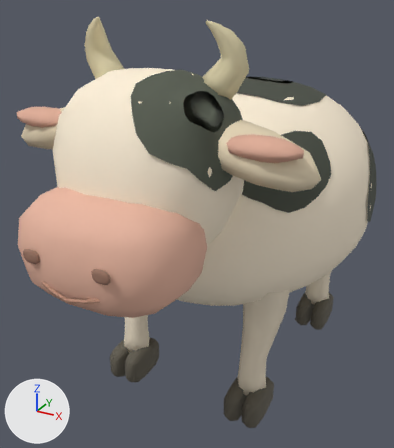
The glTF model assets/art-v1/cow-lod.glb, before and after one commit.
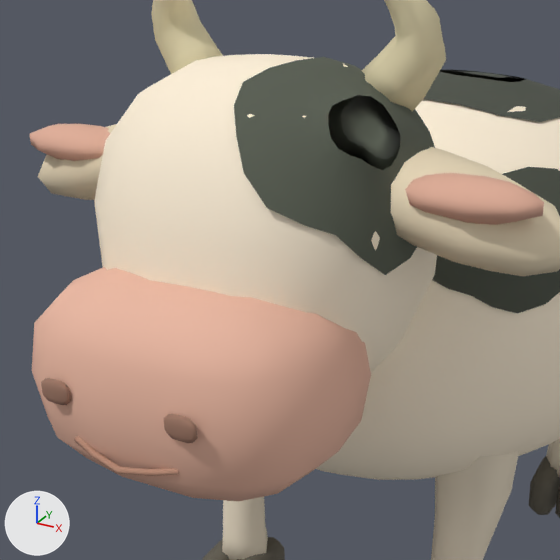
There are two pictures of each version: one whole from a 50 mm camera at (1.11, -2.43, 1.92) aimed at (-0.12, -0.21, 0.81), one close up on the part from 0% to 79% of the width and 8% to 78% of the height. Arrows for +X, +Y and +Z are at lower left; the lights stay in place. The last two pictures show the newer version. Where no turn or scale is listed for an object, it has been applied to the vertices.

The older version as bpy lines, for what is in view:
```python
me_eye_1 = bpy.data.meshes.new('eye-1')
me_eye_1.from_pydata(...)  # a UV sphere (9 segments, 5 rings, poles along z) spanning x 0.1389..0.2237, y -1.0592..-1.0068, z 1.277..1.409
me_eye_1.materials.append(mat_252f26)  # black #252f26
me_eye__1 = bpy.data.meshes.new('eye--1')
me_eye__1.from_pydata(...)  # a UV sphere (9 segments, 5 rings, poles along z) spanning x -0.2211..-0.1363, y -1.0592..-1.0068, z 1.277..1.409
me_eye__1.materials.append(mat_252f26)  # black #252f26
me_eye_sparkle__1 = bpy.data.meshes.new('eye-sparkle--1')
me_eye_sparkle__1.from_pydata(...)  # a UV sphere (8 segments, 5 rings, poles along z) spanning x -0.1844..-0.1616, y -1.0626..-1.0474, z 1.348..1.382
me_eye_sparkle__1.materials.append(mat_fffef1)  # white #fffef1
me_soft_pink_muzzle = bpy.data.meshes.new('soft-pink-muzzle')
me_soft_pink_muzzle.from_pydata(...)  # 107 vertices, 210 faces; spans x -0.325..0.33, y -1.297..-0.789, z 0.875..1.285
me_soft_pink_muzzle.materials.append(mat_e9b7a1)  # beige #e9b7a1
ob_eye_1 = bpy.data.objects.new('eye-1', me_eye_1)
ob_eye_1.location = (0.0, 0.0, 0.0)
ob_eye__1 = bpy.data.objects.new('eye--1', me_eye__1)
ob_eye__1.location = (0.0, 0.0, 0.0)
ob_eye_sparkle__1 = bpy.data.objects.new('eye-sparkle--1', me_eye_sparkle__1)
ob_eye_sparkle__1.location = (0.0, 0.0, 0.0)
ob_soft_pink_muzzle = bpy.data.objects.new('soft-pink-muzzle', me_soft_pink_muzzle)
ob_soft_pink_muzzle.location = (0.0, 0.0, 0.0)
# also in view: 'head-and-forehead' at (0.0, -0.79, 1.28); 'flush-coat-marking-2' at (0.04, 0.22, 1.43); 'curved-leg-2' at (-0.33, -0.43, 0.53); 'cloven-hoof-1-toe--1' at (0.31, 0.42, 0.1); 'curved-leg-3' at (0.33, -0.43, 0.53)
```
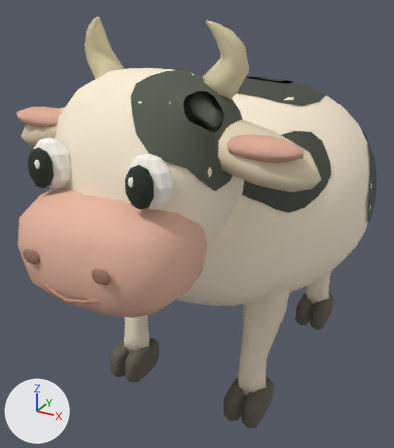
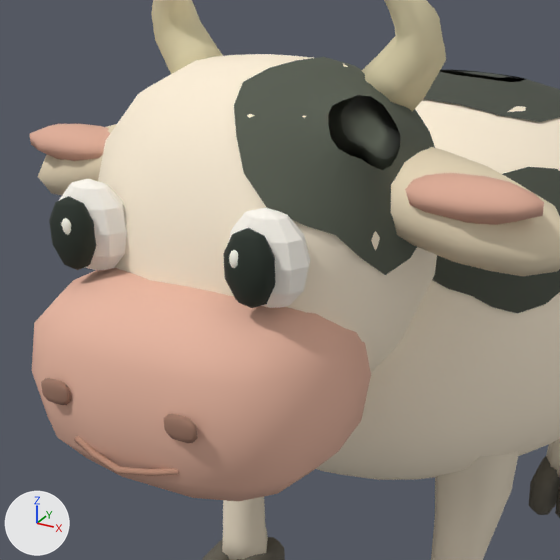
The change, as a diff of the scene's bpy script:
```diff
--- a/assets/art-v1/cow-lod.glb.py
+++ b/assets/art-v1/cow-lod.glb.py
@@ mat_fffaf0 @@
+mat_fffaf0 = principled_material('#fffaf0')
+mat_fffaf0.base_color = (1.0, 0.956, 0.871)  # white #fffaf0
+mat_fffaf0.roughness = 0.85
@@ me_eye__1 @@
 # used by ob_eye__1; location = (0.0, 0.0, 0.0)
-me_eye__1.from_pydata(...)  # 38 vertices, 72 faces; spans x -0.2211..-0.1363, y -1.0592..-1.0068, z 1.277..1.409
+me_eye__1.from_pydata(...)  # 38 vertices, 72 faces; spans x -0.246..-0.151, y -1.1775..-1.1145, z 1.2824..1.4276
+# me_eye__1 part 1: the whole mesh is scaled about its middle by (1.12, 1.2, 1.1), then moved by (-0.0198, -0.113, 0.012)
 me_eye__1.materials.append(mat_252f26)
@@ me_eye_sparkle__1 @@
 # used by ob_eye_sparkle__1; location = (0.0, 0.0, 0.0)
-me_eye_sparkle__1.from_pydata(...)  # 34 vertices, 64 faces; spans x -0.1844..-0.1616, y -1.0626..-1.0474, z 1.348..1.382
+me_eye_sparkle__1.from_pydata(...)  # 34 vertices, 64 faces; spans x -0.1994..-0.1766, y -1.1786..-1.1634, z 1.36..1.394
+# me_eye_sparkle__1 part 2: the whole mesh is moved by (-0.015, -0.116, 0.012)
 me_eye_sparkle__1.materials.append(mat_fffef1)
@@ me_eye_1 @@
 # used by ob_eye_1; location = (0.0, 0.0, 0.0)
-me_eye_1.from_pydata(...)  # 38 vertices, 72 faces; spans x 0.1389..0.2237, y -1.0592..-1.0068, z 1.277..1.409
+me_eye_1.from_pydata(...)  # 38 vertices, 72 faces; spans x 0.154..0.249, y -1.1775..-1.1145, z 1.2824..1.4276
+# me_eye_1 part 3: the whole mesh is scaled about its middle by (1.12, 1.2, 1.1), then moved by (0.0202, -0.113, 0.012)
 me_eye_1.materials.append(mat_252f26)
@@ me_eye_ivory_sclera_1 @@
+me_eye_ivory_sclera_1.from_pydata(...)  # a UV sphere (10 segments, 6 rings, poles along z) spanning x 0.117..0.283, y -1.14..-1.042, z 1.264..1.448
+me_eye_ivory_sclera_1.materials.append(mat_fffaf0)  # white #fffaf0
@@ me_eye_ivory_sclera__1 @@
+me_eye_ivory_sclera__1.from_pydata(...)  # a UV sphere (10 segments, 6 rings, poles along z) spanning x -0.283..-0.117, y -1.14..-1.042, z 1.264..1.448
+me_eye_ivory_sclera__1.materials.append(mat_fffaf0)  # white #fffaf0
@@ ob_eye_ivory_sclera_1 @@
+ob_eye_ivory_sclera_1 = bpy.data.objects.new('eye-ivory-sclera-1', me_eye_ivory_sclera_1)
+ob_eye_ivory_sclera_1.location = (0.0, 0.0, 0.0)
@@ ob_eye_ivory_sclera__1 @@
+ob_eye_ivory_sclera__1 = bpy.data.objects.new('eye-ivory-sclera--1', me_eye_ivory_sclera__1)
+ob_eye_ivory_sclera__1.location = (0.0, 0.0, 0.0)
```

Location of each change, [x1, y1, x2, y2] in pixels of the close-ups (560 x 560 px):
'eye-ivory-sclera-1', added
    after: [229, 208, 310, 308]
'eye-1', moved, rescaled (not visible before)
    after: [223, 228, 276, 308]
'eye-ivory-sclera--1', added
    after: [59, 179, 127, 271]
'eye--1', moved, rescaled (not visible before)
    after: [49, 196, 96, 270]
'eye-sparkle--1', moved (not visible before)
    after: [61, 218, 71, 235]
